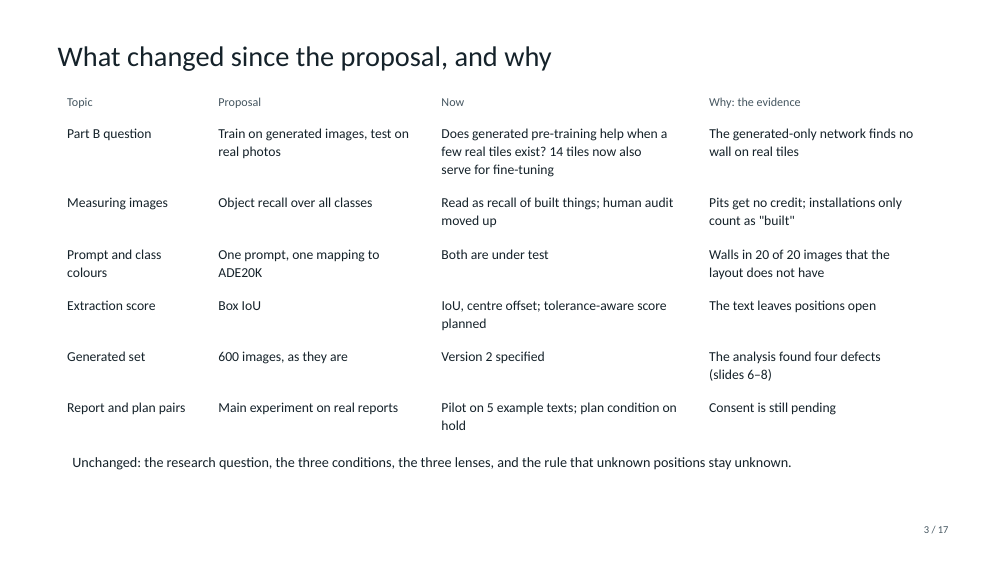
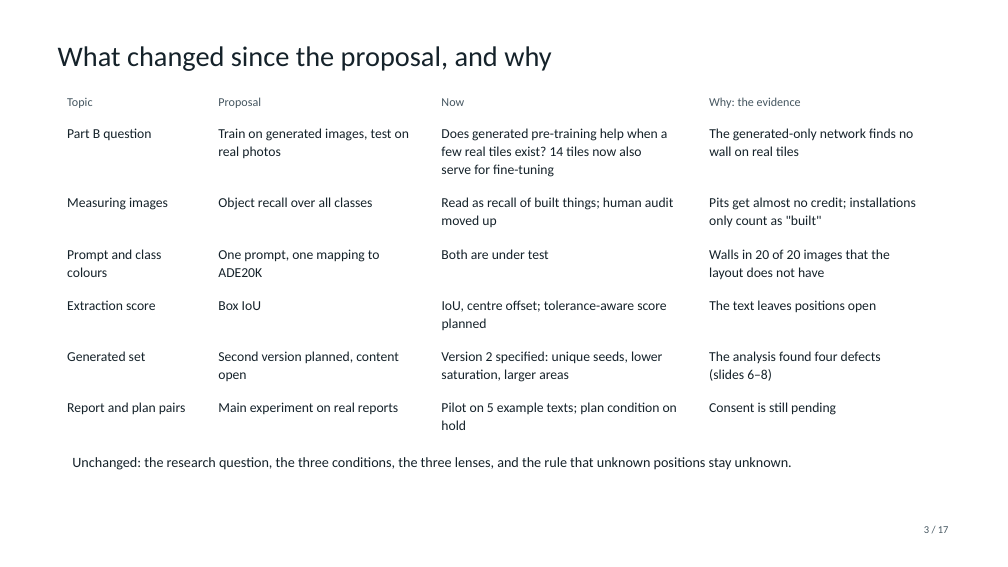
Before and after one commit to ssen2803/arch-to-image, a slide deck: slide 3 of slides/midterm.pptx. Drawn at 1008x567 pixels with LibreOffice and Linux fonts; fonts in the diff are those of the drawing; background and template pictures are left out. Boxes give left, top, right and bottom in pixels: in the first picture for what was removed or moved away, otherwise in the second. Text is boxed around its words. In the diff, an @@ line names an element or a change of style, - is before the commit and + after.

```diff
--- a/slides/midterm.pptx
+++ b/slides/midterm.pptx
@@ text at box(709, 197, 916, 228): text changed @@
-Pits get no credit; installations only
-count as "built"
+Pits get almost no credit; installations
+only count as "built"
@@ text at box(218, 351, 399, 381): text changed @@
-600 images, as they are
+Second version planned, content
+open
@@ text at box(441, 351, 662, 382): text changed @@
-Version 2 specified
+Version 2 specified: unique seeds, lower
+saturation, larger areas
```
Also in this commit, not shown: 6 other slides changed, 25 other files.
